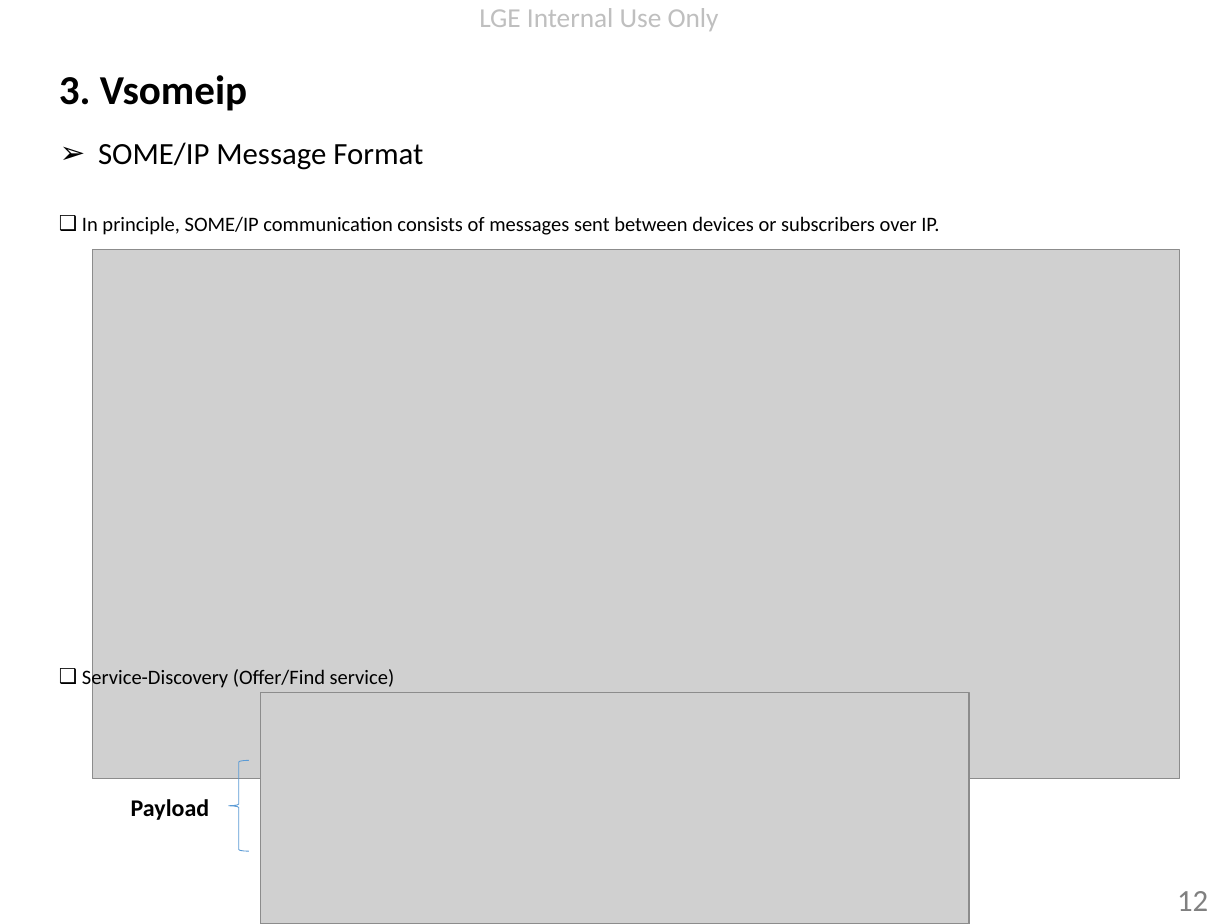
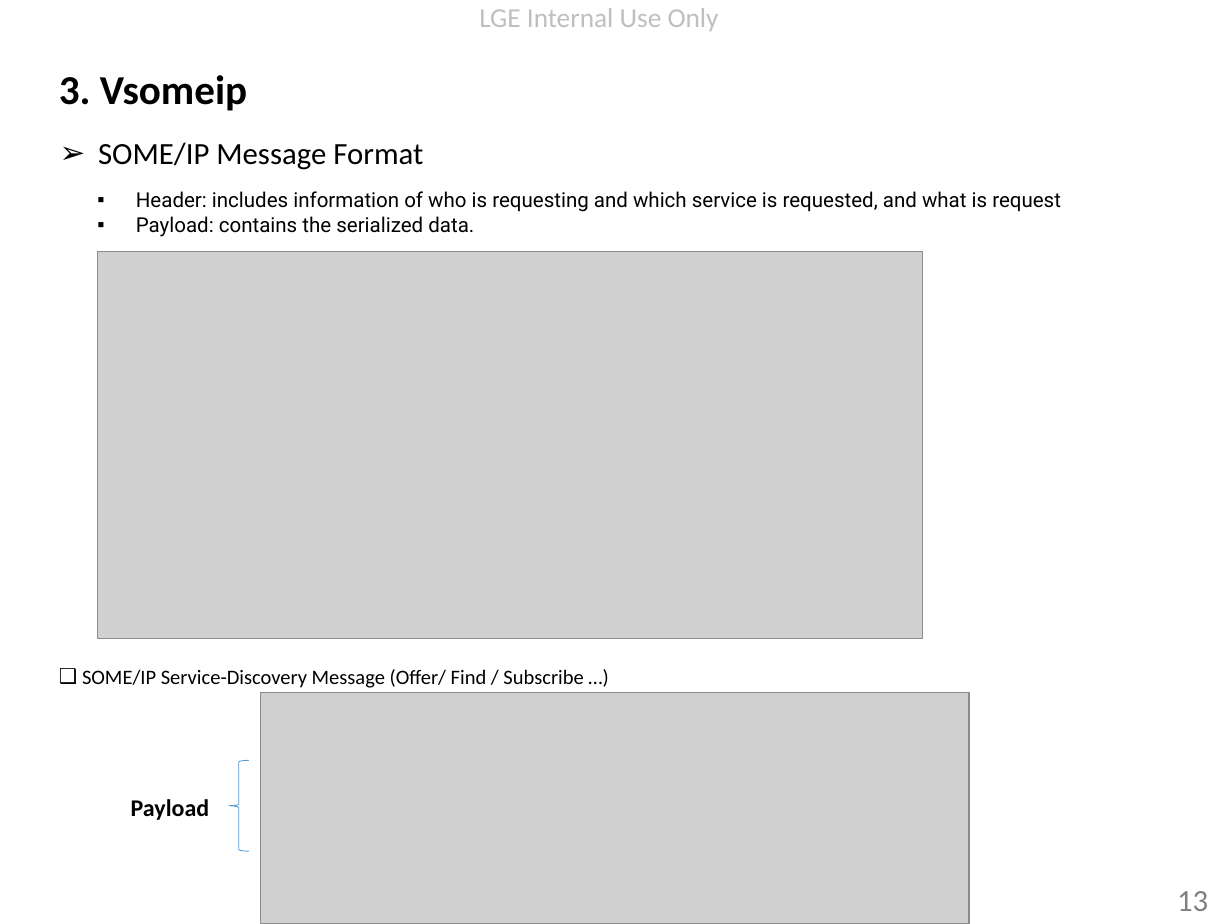
Before and after one commit to minhthedt/vsomeip-example, a slide deck: slide 13 of doc/Vsomeip knowledge.pptx (slide 12 before the commit). Drawn at 1232x924 pixels with LibreOffice and Linux fonts; fonts in the diff are those of the drawing; grey boxes stand for pictures; background and template pictures are left out. Boxes give left, top, right and bottom in pixels: in the first picture for what was removed or moved away, otherwise in the second. Text is boxed around its words. In the diff, an @@ line names an element or a change of style, - is before the commit and + after.

```diff
--- a/doc/Vsomeip knowledge.pptx
+++ b/doc/Vsomeip knowledge.pptx
@@ text added at box(136, 191, 1061, 237), 12 pt, text #000000 @@
+  ▪ Header: includes information of who is requesting and which service is requested, and what is request
+  ▪ Payload: contains the serialized data.
@@ text removed at box(82, 216, 939, 235) @@
-❑ In principle, SOME/IP communication consists of messages sent between devices or subscribers over IP.
@@ picture: place and size @@
-picture at box(92, 250, 1179, 779)
+picture at box(97, 251, 923, 639)
@@ text at box(82, 669, 583, 688): text changed @@
-❑ Service-Discovery (Offer/Find service)
+❑ SOME/IP Service-Discovery Message (Offer/ Find / Subscribe …)
@@ page number at box(1177, 891, 1208, 911): text changed @@
-12
+13
```
Also in this commit, not shown: 4 other slides changed, 6 slides added, 12 other files.
